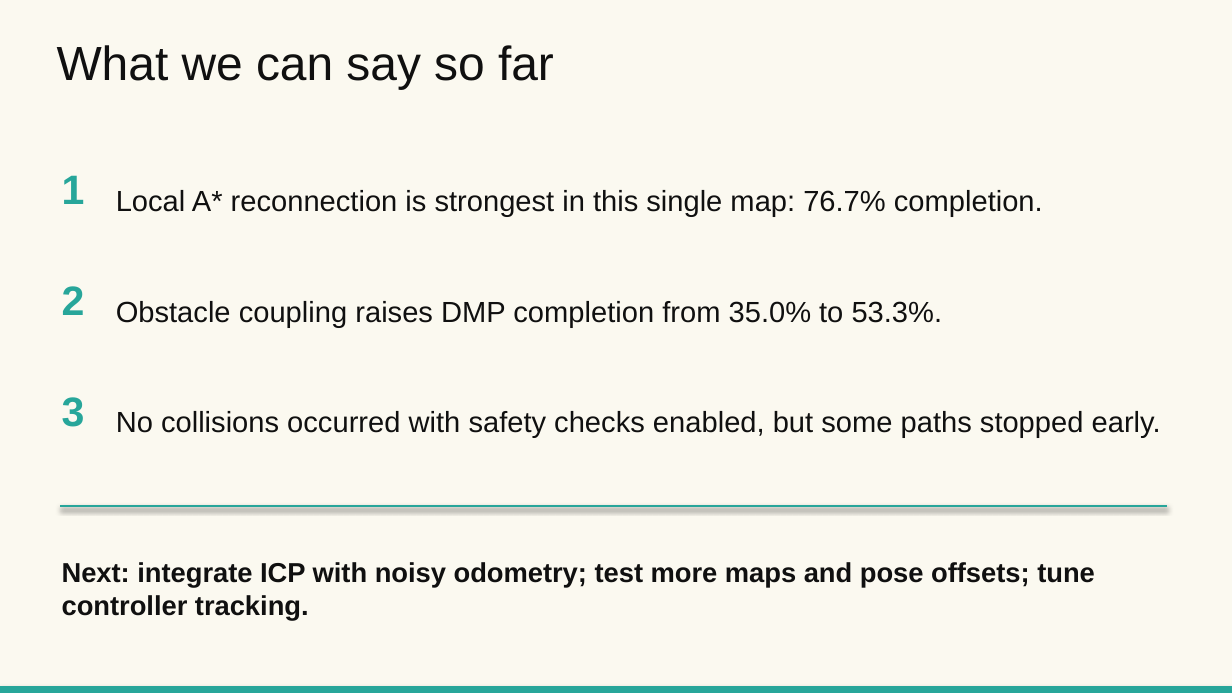
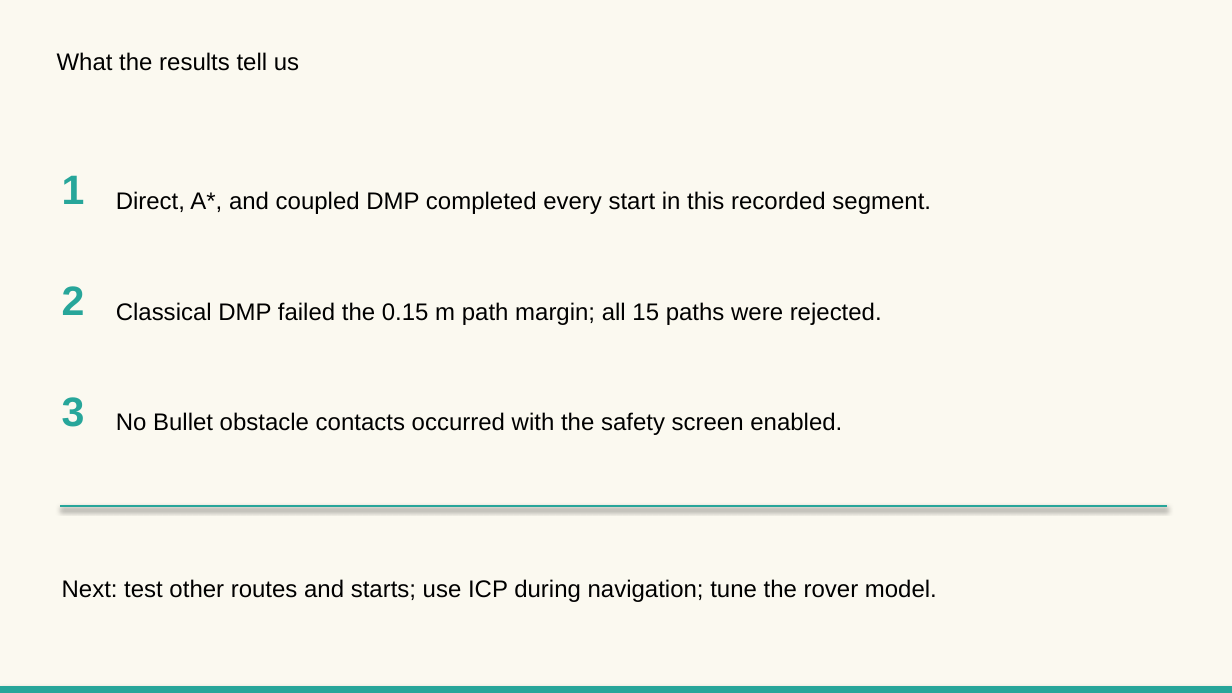
Before and after one commit to ayushkaulgud/teach-repeat-rover-navigation, a slide deck: slide 10 of docs/Teach_and_Repeat_Project_Update_Oct_7_2026.pptx (slide 8 before the commit). Drawn at 1232x693 pixels with LibreOffice and Linux fonts; fonts in the diff are those of the drawing. Boxes give left, top, right and bottom in pixels: in the first picture for what was removed or moved away, otherwise in the second. Text is boxed around its words. In the diff, an @@ line names an element or a change of style, - is before the commit and + after.

Commit message:
feat: benchmark teach-and-repeat on recorded Freiburg data

```diff
--- a/docs/Teach_and_Repeat_Project_Update_Oct_7_2026.pptx
+++ b/docs/Teach_and_Repeat_Project_Update_Oct_7_2026.pptx
@@ text at [57, 52, 299, 71]: text changed; size 28 to 14 pt; text colour #101010 to #000000 @@
-What we can say so far
+What the results tell us
@@ text at [116, 191, 931, 214]: text changed; size 17 to 14 pt; text colour #101010 to #000000 @@
-Local A* reconnection is strongest in this single map: 76.7% completion.
+Direct, A*, and coupled DMP completed every start in this recorded segment.
@@ text at [116, 302, 882, 325]: text changed; size 17 to 14 pt; text colour #101010 to #000000 @@
-Obstacle coupling raises DMP completion from 35.0% to 53.3%.
+Classical DMP failed the 0.15 m path margin; all 15 paths were rejected.
@@ text at [116, 412, 842, 435]: text changed; size 17 to 14 pt; text colour #101010 to #000000 @@
-No collisions occurred with safety checks enabled, but some paths stopped early.
+No Bullet obstacle contacts occurred with the safety screen enabled.
@@ text at [62, 579, 937, 602]: text changed; size 16 to 14 pt; text colour #101010 to #000000; bold off @@
-Next: integrate ICP with noisy odometry; test more maps and pose offsets; tune controller tracking.
+Next: test other routes and starts; use ICP during navigation; tune the rover model.
```
Also in this commit, not shown: 6 other slides changed, 4 slides added, 2 slides removed, 25 other files.
